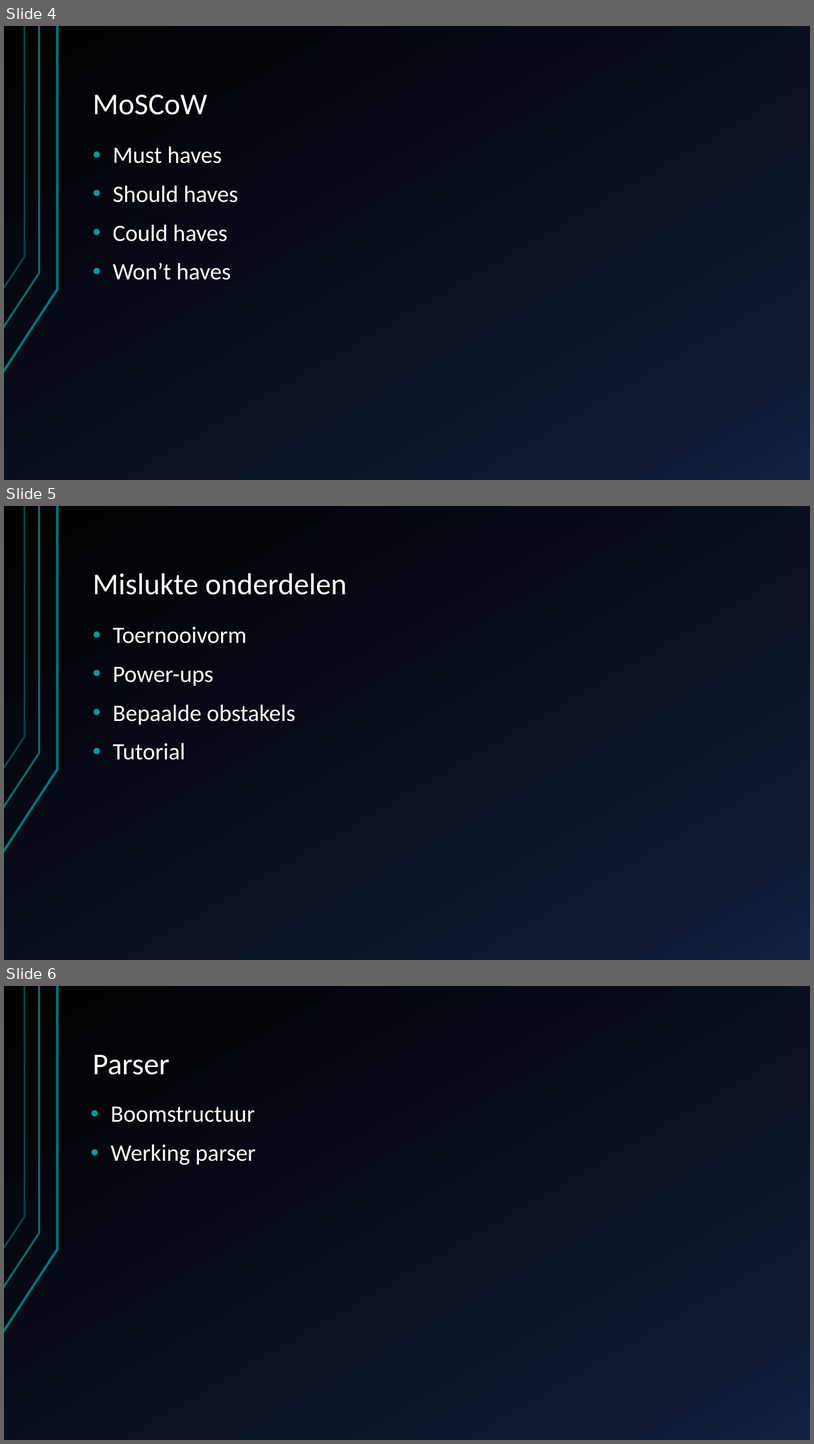
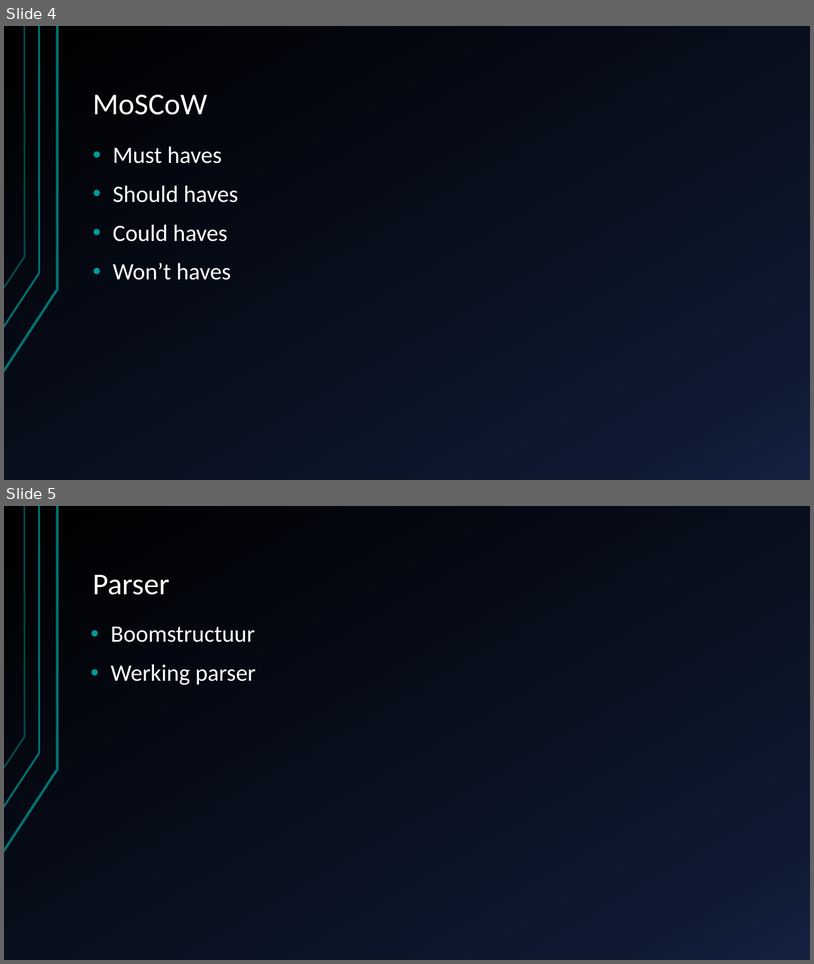
Before and after one commit to virtualvikings/battleofbots, a slide deck: documents/presentatie.pptx. Shown one above the other, each under a label of ours: slides 4, 5 and 6 before the commit, slides 4 and 5 after it. The pictures are 814x1444 and 814x964 pixels, drawn with LibreOffice and Linux fonts; fonts in the diff are those of the drawing. Boxes give left, top, right and bottom in pixels: in the first picture for what was removed or moved away, otherwise in the second. Text is boxed around its words. In the diff, an @@ line names an element or a change of style, - is before the commit and + after.

```diff
--- a/documents/presentatie.pptx
+++ b/documents/presentatie.pptx
@@ slide 5 removed at box(4, 506, 810, 960), background gradient #000000 to #0F1931 to #142242; not listed: 3 template elements that a slide beside it also shows @@
@@ title removed at box(93, 573, 347, 595) @@
-Mislukte onderdelen
@@ text removed at box(113, 627, 296, 760) @@
-• Toernooivorm
-• Power-ups
-• Bepaalde obstakels
-• Tutorial
@@ what was slide 6 is now slide 5 @@
```
Also in this commit, not shown: 1 slide changed.
